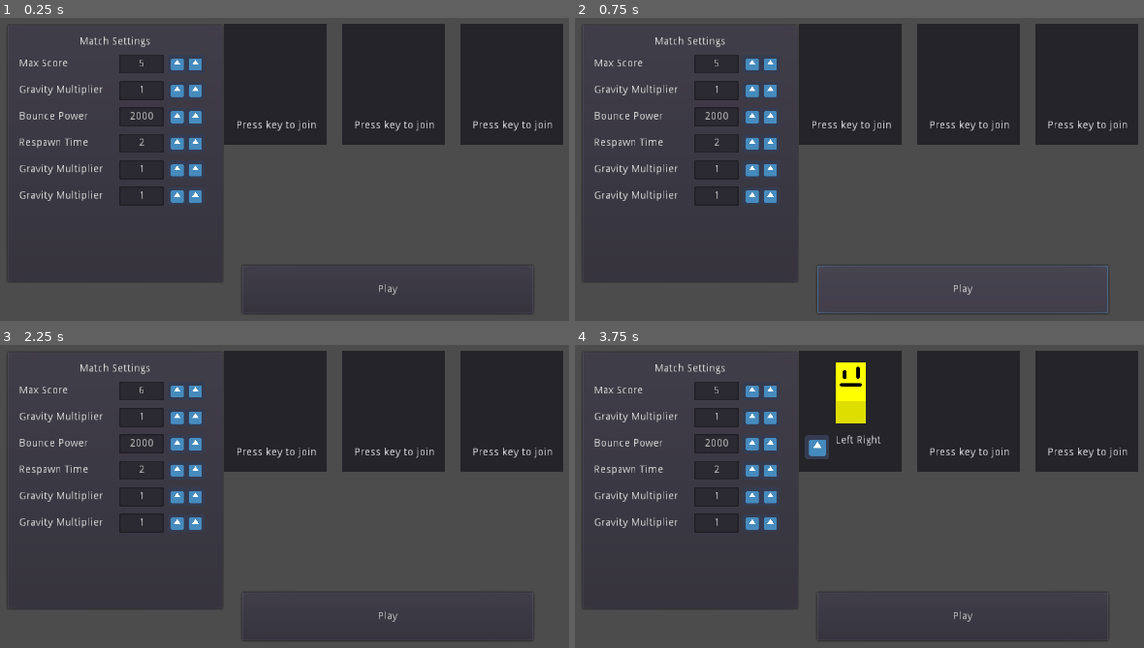
Above: before the commit, frames 1-4 (two rows, left to right).
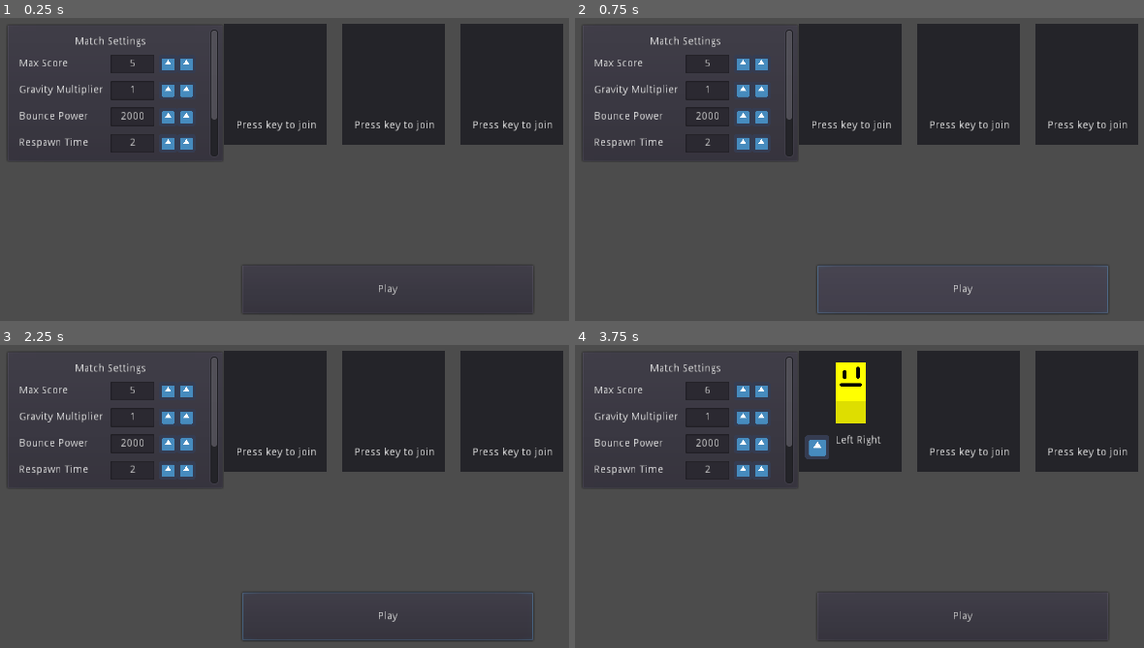
Above: after the commit, the same moments.

Repository: Ev01/PogoArena
Game: Godot game, scene res://UI/Menu.tscn
Two runs of this game, one before a commit and one after it. Both use one fixed random seed, a clock stepped at 60 frames per second and the inputs below. This scene is started directly instead of the project's main scene. The engine's default icon, where the game draws it, is replaced by a stand-in: a white triangle on a blue panel in a dark square.
Inputs (mouse positions are in pixels of both pictures, inside the frame that each line leads up to):
- Up to frame 1 (0.25 s): no input
- Up to frame 2 (0.75 s): click "Play" at 0.5 s
- Up to frame 3 (2.25 s): click "Play" at 1.25 s; click (193, 390) at 2.02 s
- Up to frame 4 (3.75 s): click (751, 390) at 2.77 s; tap Enter at 3.5 s; move the mouse to (1132, 457) at 3.52 s; hold Right (rotate_right) from 3.53 s (still down); click (1132, 457) at 3.67 s

The runs differ from the first frame. In frame 1, 3.5% of the frame differs, in the area x 1-39%, y 3-88%; in frame 2, 3.5%; in frame 3, 3.7%, in the area x 1-94%, y 3-98%; in frame 4, 3.5%.
Error before the commit: Attempt to call function 'load_new_game' in base 'null instance' on a null instance. (res://UI/Menu.gd:15)
Error after the commit: Invalid get index 'settings' (on base: 'null instance'). (res://UI/MatchSetting.gd:14)

Commit message:
All settings get sent to game through a dictionary

Diff:
--- a/Game/Game.gd
+++ b/Game/Game.gd
@@ -18,6 +18,7 @@
 onready var win_popup = $UI/WinDialog
 
 var player_data
+var match_settings = {}
 #var player_count = 2
 var max_score = 50
 
@@ -90,7 +91,7 @@
 
 
 func _on_player_score_changed(current_score, player):
-	if current_score >= max_score:
+	if current_score >= match_settings.max_score:
 		win_game(player)
 
 func _on_player_got_kill(player):
--- a/Main.gd
+++ b/Main.gd
@@ -19,7 +19,7 @@
 	add_child(current_scene)
 
 
-func load_new_game(player_data, max_score):
+func load_new_game(player_data, match_settings):
 	get_tree().paused = false
 	if current_scene:
 		# queue_free will make get_nodes_in_group get deleted spawns
@@ -27,5 +27,6 @@
 
 	current_scene = game_scn.instance()
 	current_scene.player_data = player_data
-	current_scene.max_score = max_score
+	#current_scene.max_score = match_settings.max_score
+	current_scene.match_settings = match_settings
 	call_deferred("add_child", current_scene)
--- /dev/null
+++ b/UI/MatchSetting.gd
@@ -0,0 +1,18 @@
+extends Control
+
+
+export (String) var setting_name = "Setting"
+export (NodePath) var match_settings_path
+export (NodePath) var value_node_path = "ValueChange"
+
+onready var match_settings = get_node(match_settings_path)
+onready var value_node = get_node(value_node_path)
+
+
+func _ready():
+	value_node.connect("value_changed", self, "_on_value_changed")
+	match_settings.settings[setting_name] = value_node.value
+
+
+func _on_value_changed(value):
+	match_settings.settings[setting_name] = value
--- /dev/null
+++ b/UI/MatchSettings.gd
@@ -0,0 +1,4 @@
+extends PanelContainer
+
+# Settings set by MatchSetting class
+var settings = {}
--- a/UI/Menu.gd
+++ b/UI/Menu.gd
@@ -12,7 +12,7 @@
 
 func _on_PlayButton_pressed():
 	var player_data = player_join.get_player_data()
-	main.load_new_game(player_data, max_score_control.value)
+	main.load_new_game(player_data, $MatchSettings.settings)
 
 
 func _on_Control_gui_input(event):
--- a/UI/Menu.tscn
+++ b/UI/Menu.tscn
@@ -1,8 +1,10 @@
-[gd_scene load_steps=4 format=2]
+[gd_scene load_steps=6 format=2]
 
 [ext_resource path="res://UI/PlayerJoin/PlayerJoin.tscn" type="PackedScene" id=1]
 [ext_resource path="res://UI/Menu.gd" type="Script" id=2]
 [ext_resource path="res://UI/NumberButton/NumberButton.tscn" type="PackedScene" id=3]
+[ext_resource path="res://UI/MatchSetting.gd" type="Script" id=4]
+[ext_resource path="res://UI/MatchSettings.gd" type="Script" id=5]
 
 [node name="Menu" type="Control"]
 anchor_right = 1.0
@@ -41,7 +43,8 @@
 margin_left = 8.0
 margin_top = 128.0
 margin_right = 296.0
-margin_bottom = 472.0
+margin_bottom = 312.0
+script = ExtResource( 5 )
 __meta__ = {
 "_edit_use_anchors_": false
 }
@@ -50,10 +53,10 @@
 margin_left = 7.0
 margin_top = 7.0
 margin_right = 281.0
-margin_bottom = 337.0
+margin_bottom = 177.0
 
 [node name="MarginContainer" type="MarginContainer" parent="MatchSettings/ScrollContainer"]
-margin_right = 274.0
+margin_right = 262.0
 margin_bottom = 244.0
 size_flags_horizontal = 3
 custom_constants/margin_right = 10
@@ -64,23 +67,26 @@
 [node name="VBoxContainer" type="VBoxContainer" parent="MatchSettings/ScrollContainer/MarginContainer"]
 margin_left = 10.0
 margin_top = 10.0
-margin_right = 264.0
+margin_right = 252.0
 margin_bottom = 234.0
 size_flags_horizontal = 3
 size_flags_vertical = 3
 custom_constants/separation = 10
 
 [node name="Title" type="Label" parent="MatchSettings/ScrollContainer/MarginContainer/VBoxContainer"]
-margin_right = 254.0
+margin_right = 242.0
 margin_bottom = 14.0
 text = "Match Settings"
 align = 1
 
 [node name="MaxScore" type="Control" parent="MatchSettings/ScrollContainer/MarginContainer/VBoxContainer"]
 margin_top = 24.0
-margin_right = 254.0
+margin_right = 242.0
 margin_bottom = 49.0
 rect_min_size = Vector2( 0, 25 )
+script = ExtResource( 4 )
+setting_name = "max_score"
+match_settings_path = NodePath("../../../..")
 
 [node name="MaxScoreLbl" type="Label" parent="MatchSettings/ScrollContainer/MarginContainer/VBoxContainer/MaxScore"]
 anchor_bottom = 1.0
@@ -102,9 +108,12 @@
 
 [node name="GravityMultiplier" type="Control" parent="MatchSettings/ScrollContainer/MarginContainer/VBoxContainer"]
 margin_top = 59.0
-margin_right = 254.0
+margin_right = 242.0
 margin_bottom = 84.0
 rect_min_size = Vector2( 0, 25 )
+script = ExtResource( 4 )
+setting_name = "gravity_multiplier"
+match_settings_path = NodePath("../../../..")
 
 [node name="Label" type="Label" parent="MatchSettings/ScrollContainer/MarginContainer/VBoxContainer/GravityMultiplier"]
 anchor_bottom = 1.0
@@ -126,9 +135,10 @@
 
 [node name="BouncePower" type="Control" parent="MatchSettings/ScrollContainer/MarginContainer/VBoxContainer"]
 margin_top = 94.0
-margin_right = 254.0
+margin_right = 242.0
 margin_bottom = 119.0
 rect_min_size = Vector2( 0, 25 )
+script = ExtResource( 4 )
 
 [node name="Label" type="Label" parent="MatchSettings/ScrollContainer/MarginContainer/VBoxContainer/BouncePower"]
 anchor_bottom = 1.0
@@ -151,9 +161,10 @@
 
 [node name="RespawnTime" type="Control" parent="MatchSettings/ScrollContainer/MarginContainer/VBoxContainer"]
 margin_top = 129.0
-margin_right = 254.0
+margin_right = 242.0
 margin_bottom = 154.0
 rect_min_size = Vector2( 0, 25 )
+script = ExtResource( 4 )
 
 [node name="Label" type="Label" parent="MatchSettings/ScrollContainer/MarginContainer/VBoxContainer/RespawnTime"]
 anchor_bottom = 1.0
@@ -175,7 +186,7 @@
 
 [node name="GravityMultiplier4" type="Control" parent="MatchSettings/ScrollContainer/MarginContainer/VBoxContainer"]
 margin_top = 164.0
-margin_right = 254.0
+margin_right = 242.0
 margin_bottom = 189.0
 rect_min_size = Vector2( 0, 25 )
 
@@ -199,7 +210,7 @@
 
 [node name="GravityMultiplier5" type="Control" parent="MatchSettings/ScrollContainer/MarginContainer/VBoxContainer"]
 margin_top = 199.0
-margin_right = 254.0
+margin_right = 242.0
 margin_bottom = 224.0
 rect_min_size = Vector2( 0, 25 )
 
--- a/UI/NumberButton/NumberButton.gd
+++ b/UI/NumberButton/NumberButton.gd
@@ -7,9 +7,10 @@
 
 onready var value_label = $Value
 
+signal value_changed(value)
 
 func _ready():
-	value_label.text = str(value)
+	_set_value(value)
 
 
 func _on_Up_pressed():
@@ -24,6 +25,7 @@
 
 func _set_value(val):
 	value = clamp(val, min_value, max_value)
+	emit_signal("value_changed", value)
 	if value_label:
 		value_label.text = str(value)
 		print(str(value))
@@ -38,6 +40,7 @@
 
 
 func _on_Value_focus_exited():
-	var caret_position = value_label.caret_position
-	self.value = int(value_label.text)
-	value_label.caret_position = caret_position
+	if not Engine.is_editor_hint:
+		var caret_position = value_label.caret_position
+		self.value = int(value_label.text)
+		value_label.caret_position = caret_position
